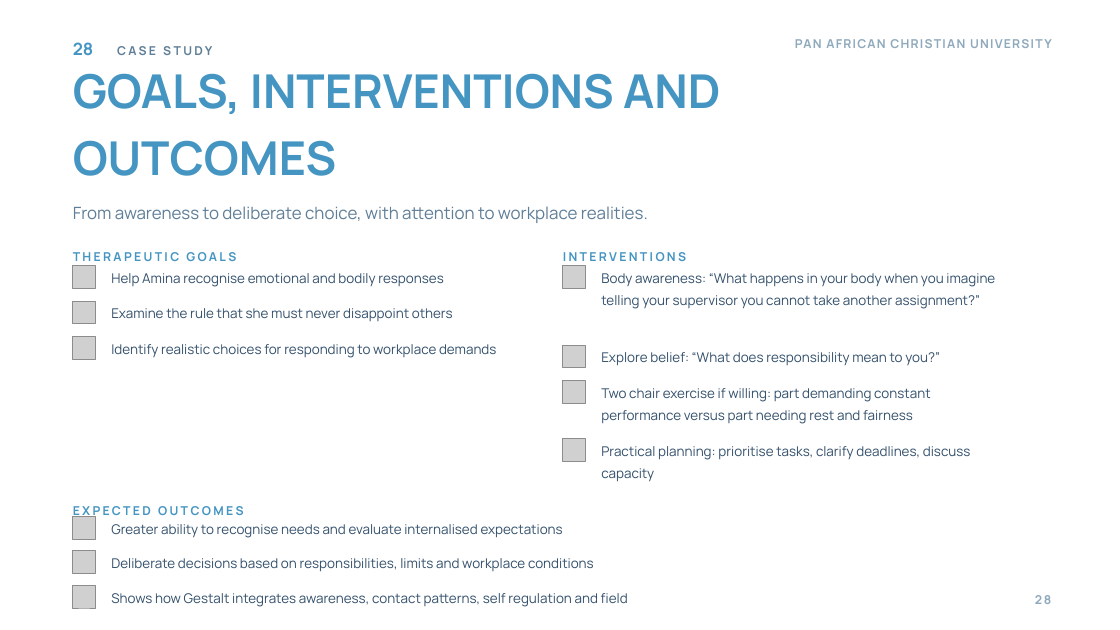
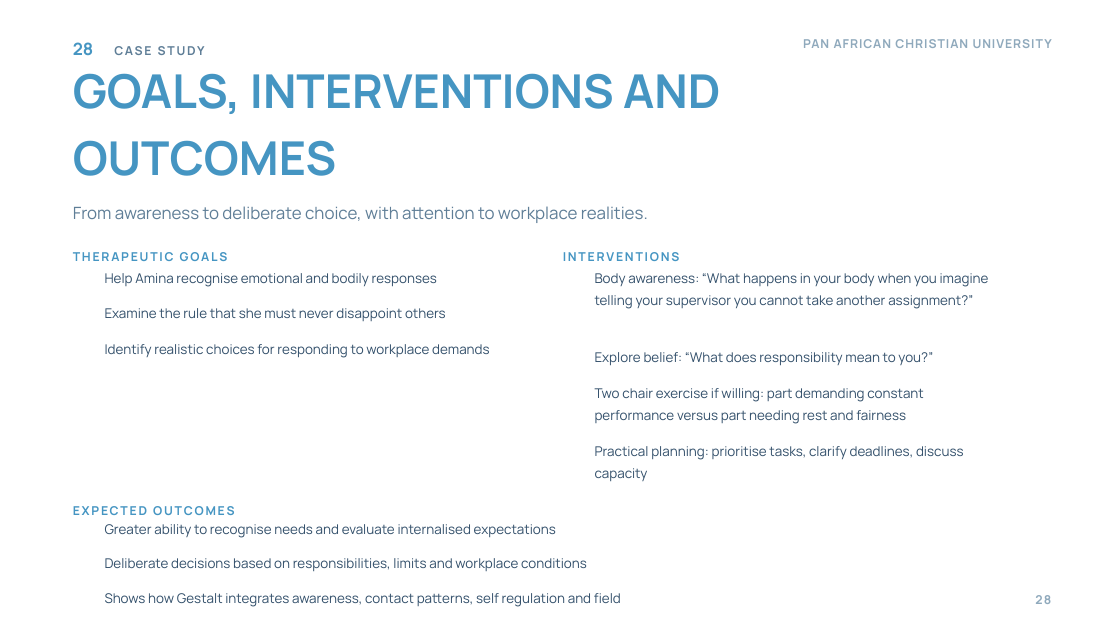
Before and after one commit to wambetebenjamin/Business-e-books, a slide deck: slide 28 of presentations/gestalt-theory-counselling/Gestalt Theory and Its Application to Counselling.pptx. Drawn at 1120x630 pixels with LibreOffice and Linux fonts; fonts in the diff are those of the drawing; grey boxes stand for pictures; background and template pictures are left out. Boxes give left, top, right and bottom in pixels: in the first picture for what was removed or moved away, otherwise in the second. Text is boxed around its words. In the diff, an @@ line names an element or a change of style, - is before the commit and + after.

```diff
--- a/presentations/gestalt-theory-counselling/Gestalt Theory and Its Application to Counselling.pptx
+++ b/presentations/gestalt-theory-counselling/Gestalt Theory and Its Application to Counselling.pptx
@@ text "28 CASE STUDY" at (73, 42, 205, 55): letter spacing 2 to 1.6 pt in "CASE STUDY" @@
@@ text "PAN AFRICAN CHRISTIAN UNIVERSITY" at (803, 39, 968, 48): letter spacing 1.1 to 0.8 pt @@
@@ picture removed at (73, 266, 96, 288) @@
@@ text "Help Amina recognise emotional and ...": place and size @@
-text "Help Amina recognise emotional and ..." at (111, 273, 443, 287)
+text "Help Amina recognise emotional and ..." at (105, 273, 437, 287)
@@ picture removed at (563, 266, 586, 288) @@
@@ text "Body awareness: “What happens in ...": place and size @@
-text "Body awareness: “What happens in ..." at (601, 273, 995, 309)
+text "Body awareness: “What happens in ..." at (595, 273, 989, 309)
@@ picture removed at (73, 301, 96, 323) @@
@@ text "Examine the rule that she ...": place and size @@
-text "Examine the rule that she ..." at (111, 308, 453, 321)
+text "Examine the rule that she ..." at (105, 308, 446, 321)
@@ picture removed at (73, 337, 96, 360) @@
@@ text "Identify realistic choices for responding ...": place and size @@
-text "Identify realistic choices for responding ..." at (111, 344, 496, 358)
+text "Identify realistic choices for responding ..." at (105, 344, 489, 358)
@@ picture removed at (563, 345, 586, 368) @@
@@ text "Explore belief: “What does responsibility ...": place and size @@
-text "Explore belief: “What does responsibility ..." at (601, 352, 940, 366)
+text "Explore belief: “What does responsibility ..." at (595, 352, 933, 366)
@@ picture removed at (563, 381, 586, 403) @@
@@ text "Two chair exercise if willing: ...": place and size @@
-text "Two chair exercise if willing: ..." at (601, 388, 930, 424)
+text "Two chair exercise if willing: ..." at (595, 388, 923, 424)
@@ picture removed at (563, 439, 586, 461) @@
@@ text "Practical planning: prioritise tasks, clarify ...": place and size @@
-text "Practical planning: prioritise tasks, clarify ..." at (601, 446, 971, 482)
+text "Practical planning: prioritise tasks, clarify ..." at (595, 446, 964, 481)
@@ letter spacing 2 to 1.6 pt in 3 elements at (73, 252, 228, 261), (563, 252, 680, 261), (73, 506, 235, 515) @@
@@ picture removed at (73, 517, 96, 539) @@
@@ text "Greater ability to recognise needs ...": place and size @@
-text "Greater ability to recognise needs ..." at (111, 524, 563, 538)
+text "Greater ability to recognise needs ..." at (105, 524, 556, 538)
@@ picture removed at (73, 551, 96, 574) @@
@@ text "Deliberate decisions based on responsibilities, ...": place and size @@
-text "Deliberate decisions based on responsibilities, ..." at (111, 558, 594, 572)
+text "Deliberate decisions based on responsibilities, ..." at (105, 558, 587, 571)
@@ picture removed at (73, 586, 96, 608) @@
@@ text "Shows how Gestalt integrates awareness, ...": place and size @@
-text "Shows how Gestalt integrates awareness, ..." at (111, 593, 628, 607)
+text "Shows how Gestalt integrates awareness, ..." at (105, 593, 621, 607)
```
Also in this commit, not shown: 30 other slides changed, 33 other files.
